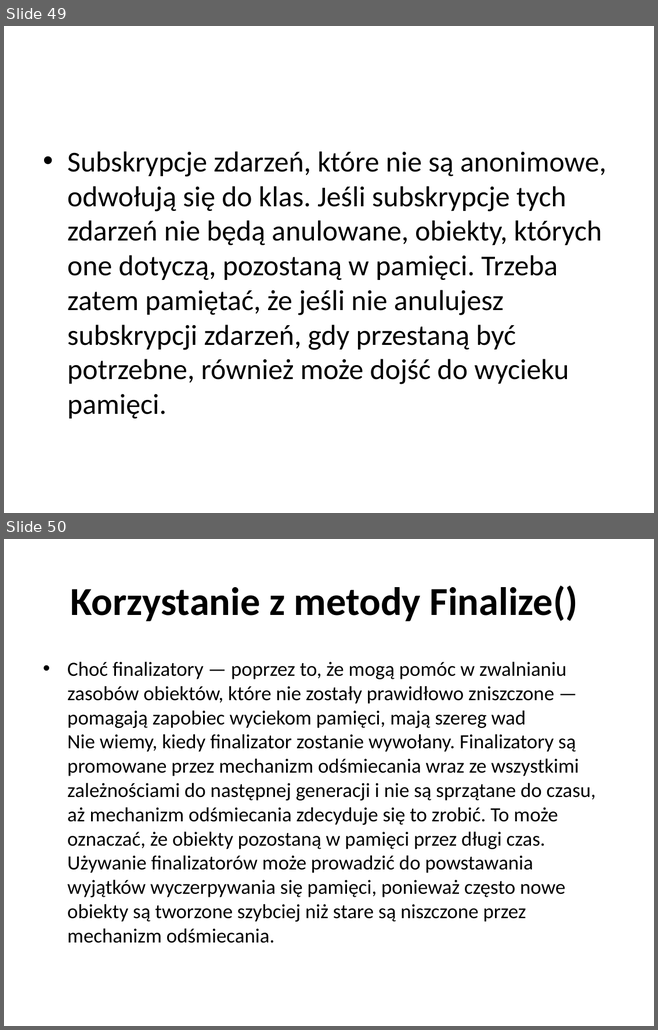
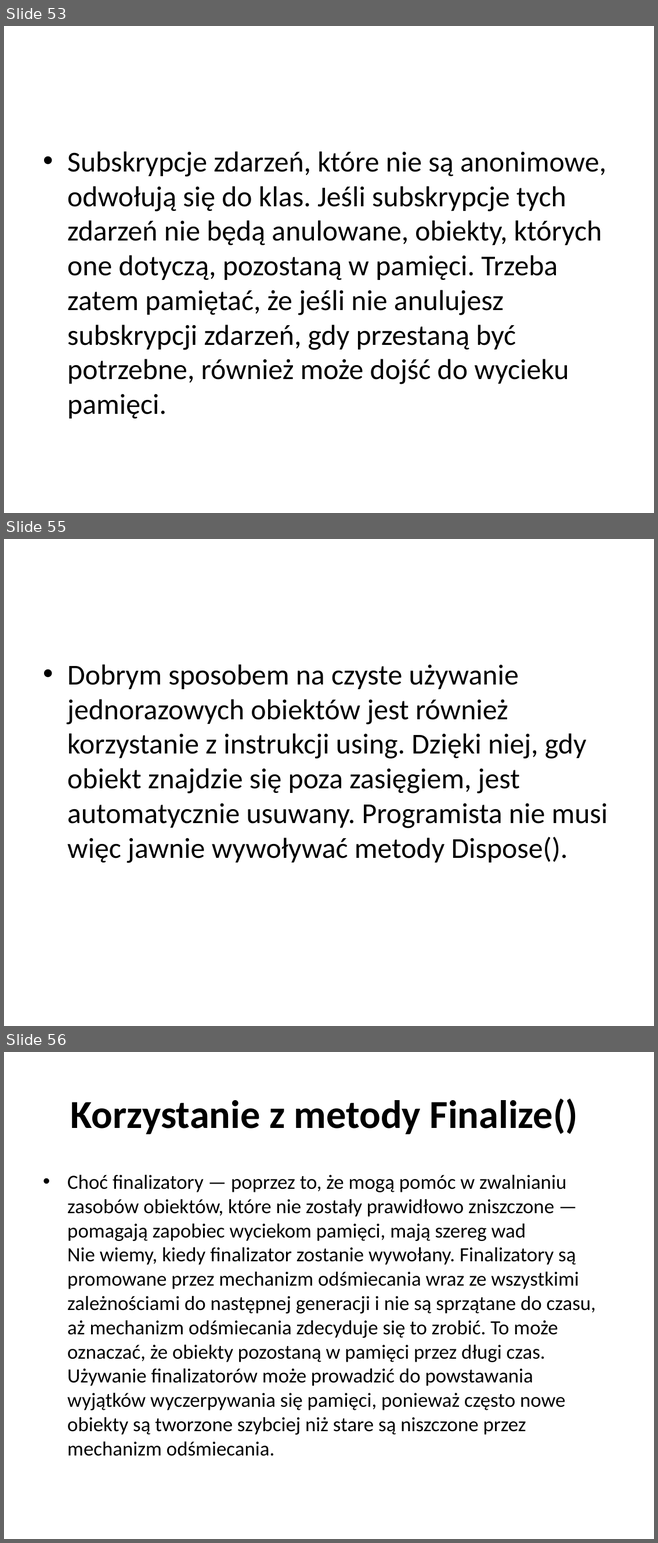
Before and after one commit to vantale/SOLID, a slide deck: CleanCode/Docs/Wprowadzenie do SOLID&CleanCode.pptx. Shown one above the other, each under a label of ours: slides 49 and 50 before the commit, slides 53, 55 and 56 after it; the slides between them are not shown. The pictures are 658x1030 and 658x1543 pixels, drawn with LibreOffice and Linux fonts; fonts in the diff are those of the drawing. Boxes give left, top, right and bottom in pixels: in the first picture for what was removed or moved away, otherwise in the second. Text is boxed around its words. In the diff, an @@ line names an element or a change of style, - is before the commit and + after.

```diff
--- a/CleanCode/Docs/Wprowadzenie do SOLID&CleanCode.pptx
+++ b/CleanCode/Docs/Wprowadzenie do SOLID&CleanCode.pptx
@@ slide 55 added at [4,539,654,1026], background #FFFFFF @@
@@ text added at [67,664,608,863], 32 pt, text #000000 @@
+• Dobrym sposobem na czyste używanie jednorazowych obiektów jest również korzystanie z instrukcji using. Dzięki niej, gdy obiekt znajdzie się poza zasięgiem, jest automatycznie usuwany. Programista nie musi więc jawnie wywoływać metody Dispose().
@@ what was slide 49 is now slide 53 @@
@@ what was slide 50 is now slide 56 @@
```
Also in this commit, not shown: 2 slides changed, 9 other slides added.
